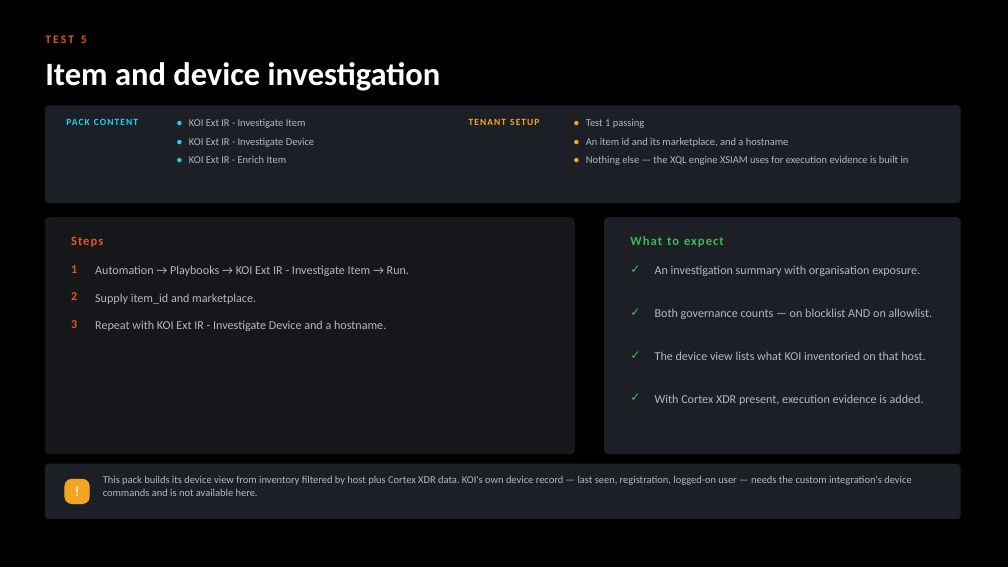
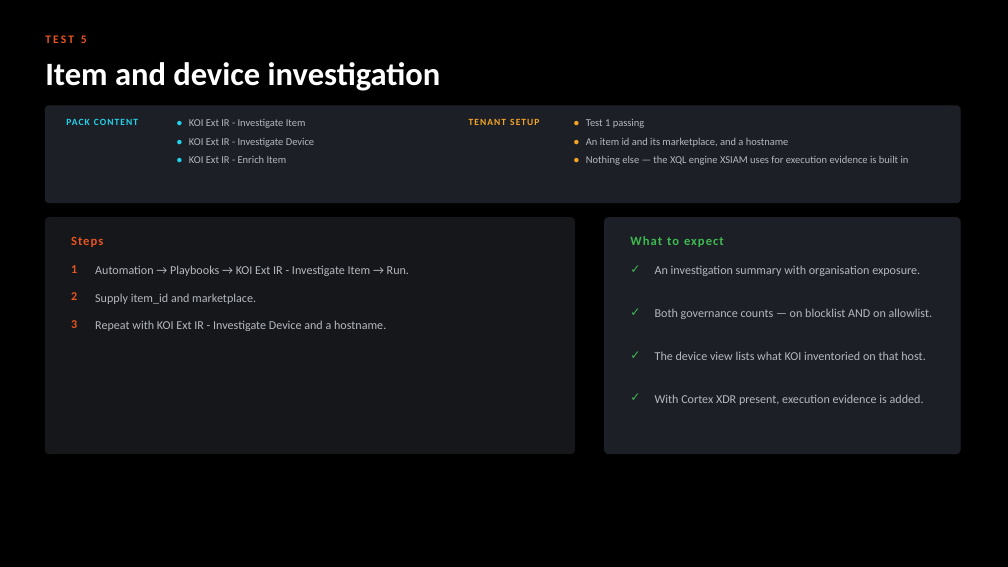
Before and after one commit to ayman-m/koi-xsiam-markeplacepack, a slide deck: slide 9 of docs/KOI_Marketplace_Pack_Test_Guide.pptx. Drawn at 1008x567 pixels with LibreOffice and Linux fonts; fonts in the diff are those of the drawing. Boxes give left, top, right and bottom in pixels: in the first picture for what was removed or moved away, otherwise in the second. Text is boxed around its words. In the diff, an @@ line names an element or a change of style, - is before the commit and + after.

```diff
--- a/docs/KOI_Marketplace_Pack_Test_Guide.pptx
+++ b/docs/KOI_Marketplace_Pack_Test_Guide.pptx
@@ rounded rectangle removed at (x1=45, y1=464, x2=960, y2=519) @@
@@ rounded rectangle removed at (x1=65, y1=479, x2=89, y2=504) @@
@@ text removed at (x1=65, y1=479, x2=89, y2=504) @@
-!
@@ text removed at (x1=103, y1=476, x2=911, y2=496) @@
-This pack builds its device view from inventory filtered by host plus Cortex XDR data. KOI's own device record — last seen, registration, logged-on user — needs the custom integration's device commands and is not available here.
```
Also in this commit, not shown: 11 other slides changed, 1 slide removed, 2 other files.
